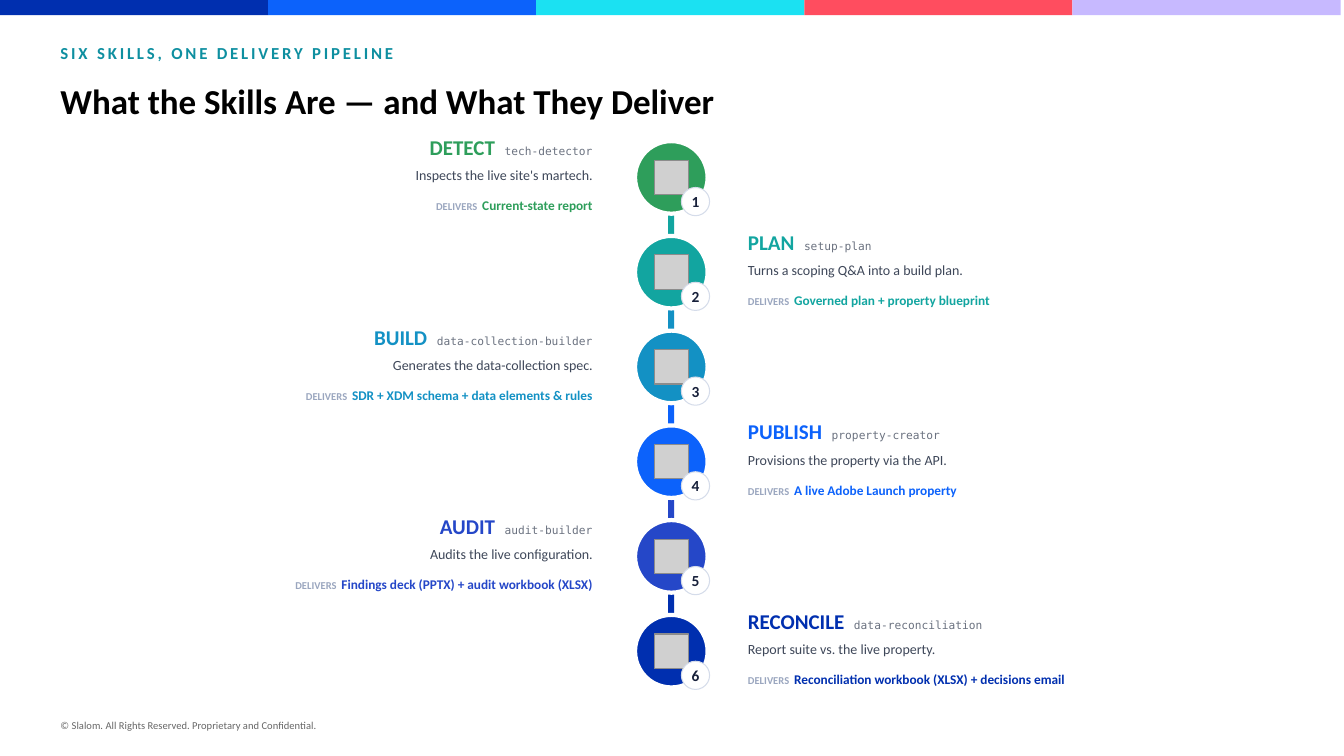
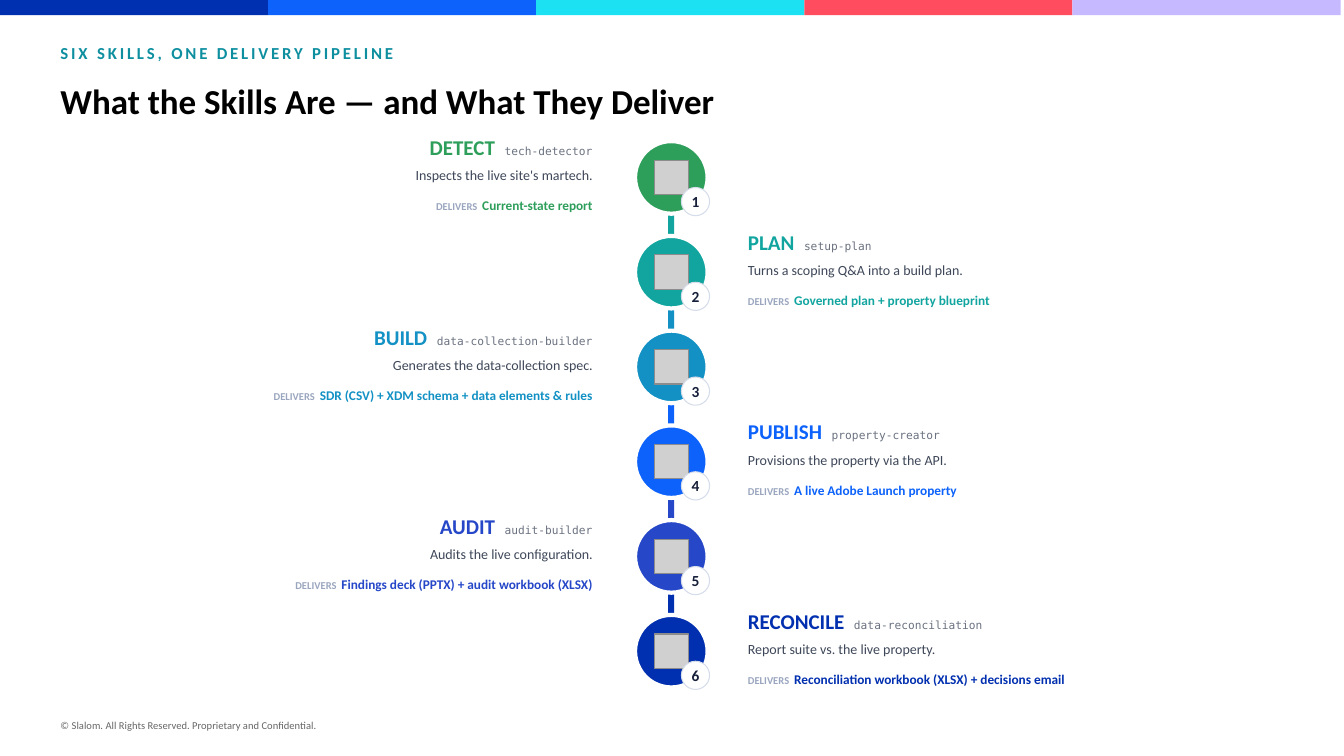
Before and after one commit to scotttavares/Adobe-Analytics-DTM, a slide deck: slide 2 of websdk-property/docs/adobe-data-collection-skills-suite.pptx. Drawn at 1344x756 pixels with LibreOffice and Linux fonts; fonts in the diff are those of the drawing; grey boxes stand for pictures. Boxes give left, top, right and bottom in pixels: in the first picture for what was removed or moved away, otherwise in the second. Text is boxed around its words. In the diff, an @@ line names an element or a change of style, - is before the commit and + after.

```diff
--- a/websdk-property/docs/adobe-data-collection-skills-suite.pptx
+++ b/websdk-property/docs/adobe-data-collection-skills-suite.pptx
@@ text at [274,390,592,402]: text changed @@
-DELIVERS SDR + XDM schema + data elements & rules
+DELIVERS SDR (CSV) + XDM schema + data elements & rules
```
